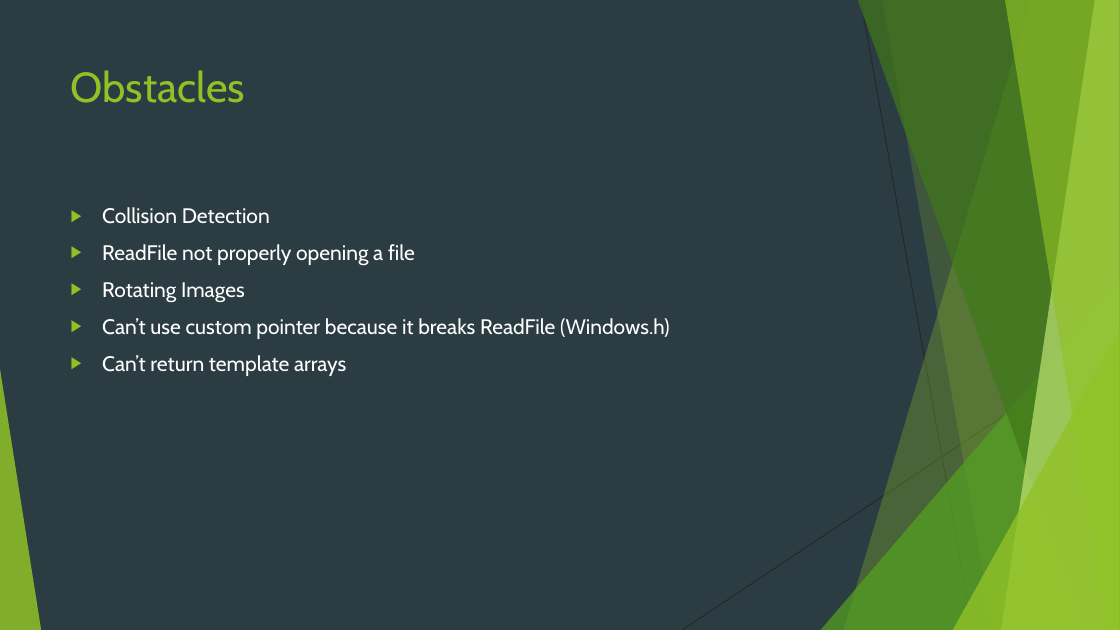
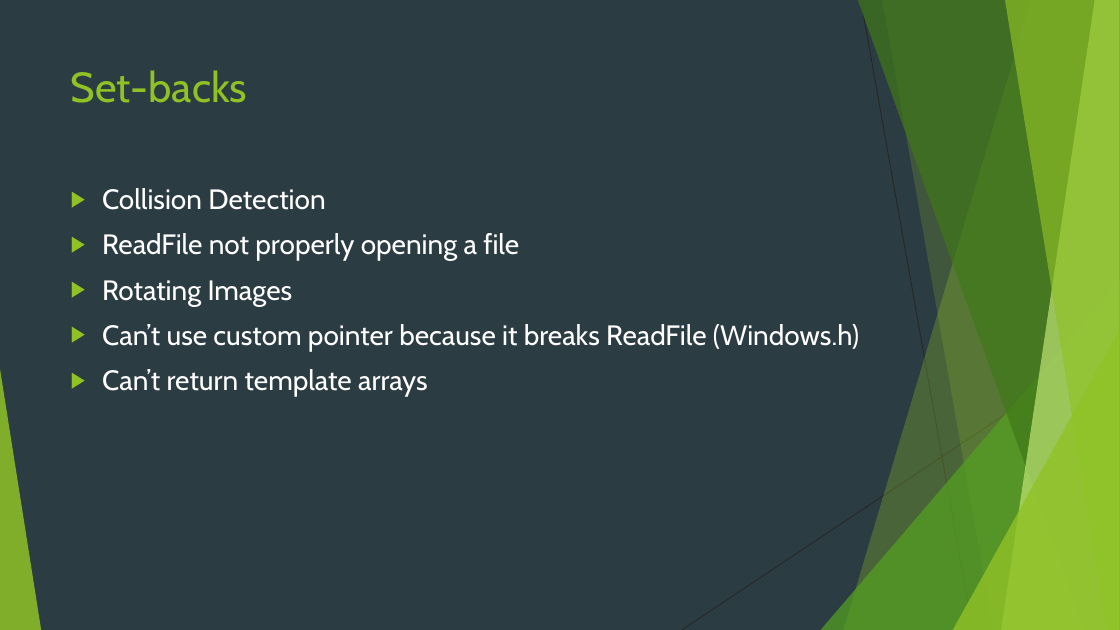
Before and after one commit to goldsteinmt/Tanks, a slide deck: slide 8 of FinalPresentation.pptx. Drawn at 1120x630 pixels with LibreOffice and Linux fonts; fonts in the diff are those of the drawing. Boxes give left, top, right and bottom in pixels: in the first picture for what was removed or moved away, otherwise in the second. Text is boxed around its words. In the diff, an @@ line names an element or a change of style, - is before the commit and + after.

```diff
--- a/FinalPresentation.pptx
+++ b/FinalPresentation.pptx
@@ title at (71,70,248,103): text changed @@
-Obstacles
+Set-backs
@@ text "Collision Detection": place and size @@
-text "Collision Detection" at (102,207,670,376)
+text "Collision Detection" at (102,188,859,397)
@@ text "Collision Detection" at (102,188,859,397): size 18 to 24 pt @@
```
Also in this commit, not shown: 1 other file.
